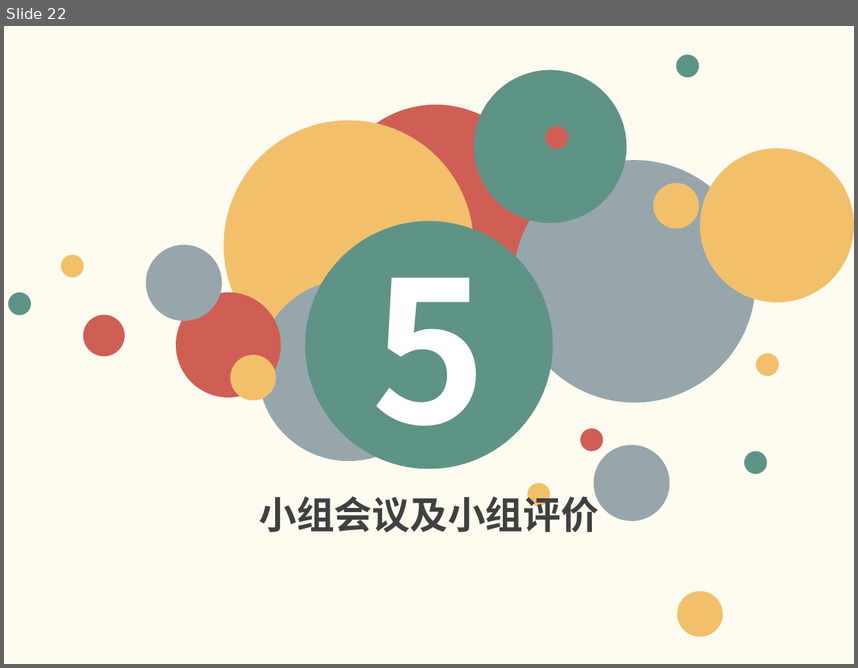
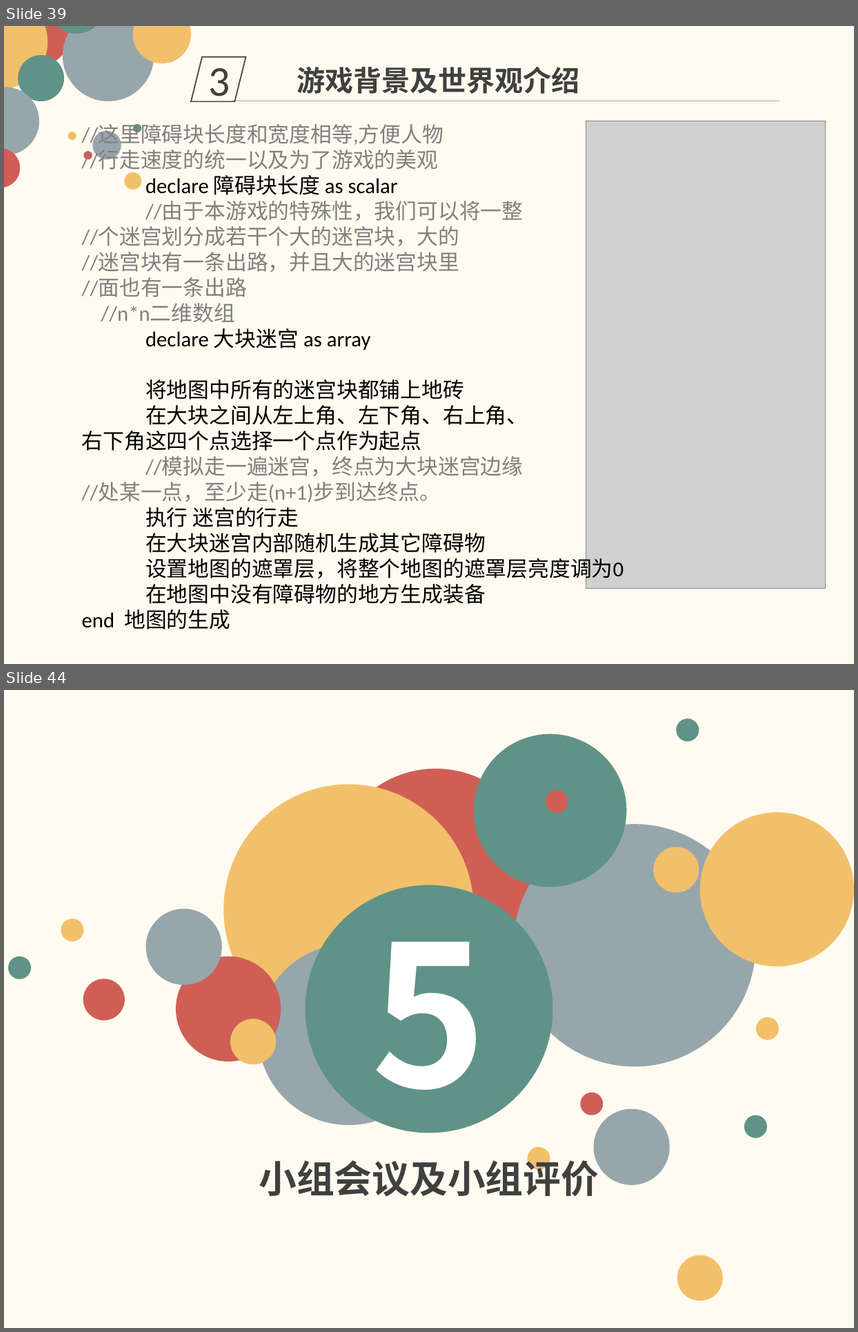
Before and after one commit to firstprojectmicheng/SE2018-G08, a slide deck: SE2018春-G08-详细设计.pptx. Shown one above the other, each under a label of ours: slide 22 before the commit, slides 39 and 44 after it; the slides between them are not shown. The pictures are 858x668 and 858x1332 pixels, drawn with LibreOffice and Linux fonts; fonts in the diff are those of the drawing; grey boxes stand for pictures. Boxes give left, top, right and bottom in pixels: in the first picture for what was removed or moved away, otherwise in the second. Text is boxed around its words. In the diff, an @@ line names an element or a change of style, - is before the commit and + after.

```diff
--- a/SE2018春-G08-详细设计.pptx
+++ b/SE2018春-G08-详细设计.pptx
@@ slide 39 added at <box>4,26,854,664</box>, background #FFFBF0 @@
@@ group added at <box>4,26,191,190</box>: 13 ellipses @@
@@ parallelogram added at <box>191,56,246,101</box>, outline #404040 1 pt, 36 pt, text #404040 @@
+3
@@ text added at <box>297,66,580,94</box>, 24 pt, text #404040, bold @@
+游戏背景及世界观介绍
@@ line added from (232, 101) to (780, 101), #A6A6A6 0.5 pt @@
@@ text added at <box>82,125,624,629</box>, 18 pt, text #000000 @@
+//这里障碍块长度和宽度相等,方便人物
+//行走速度的统一以及为了游戏的美观
+declare 障碍块长度 as scalar
+//由于本游戏的特殊性，我们可以将一整
+//个迷宫划分成若干个大的迷宫块，大的
+//迷宫块有一条出路，并且大的迷宫块里
+//面也有一条出路
+//n*n二维数组
+declare 大块迷宫 as array
+将地图中所有的迷宫块都铺上地砖
+在大块之间从左上角、左下角、右上角、
+右下角这四个点选择一个点作为起点
+//模拟走一遍迷宫，终点为大块迷宫边缘
+//处某一点，至少走(n+1)步到达终点。
+执行 迷宫的行走
+在大块迷宫内部随机生成其它障碍物
+设置地图的遮罩层，将整个地图的遮罩层亮度调为0
+在地图中没有障碍物的地方生成装备
+end 地图的生成
@@ picture added at <box>586,121,825,588</box> @@
@@ what was slide 22 is now slide 44 @@
```
Also in this commit, not shown: 8 slides changed, 24 other slides added, 3 slides removed.
